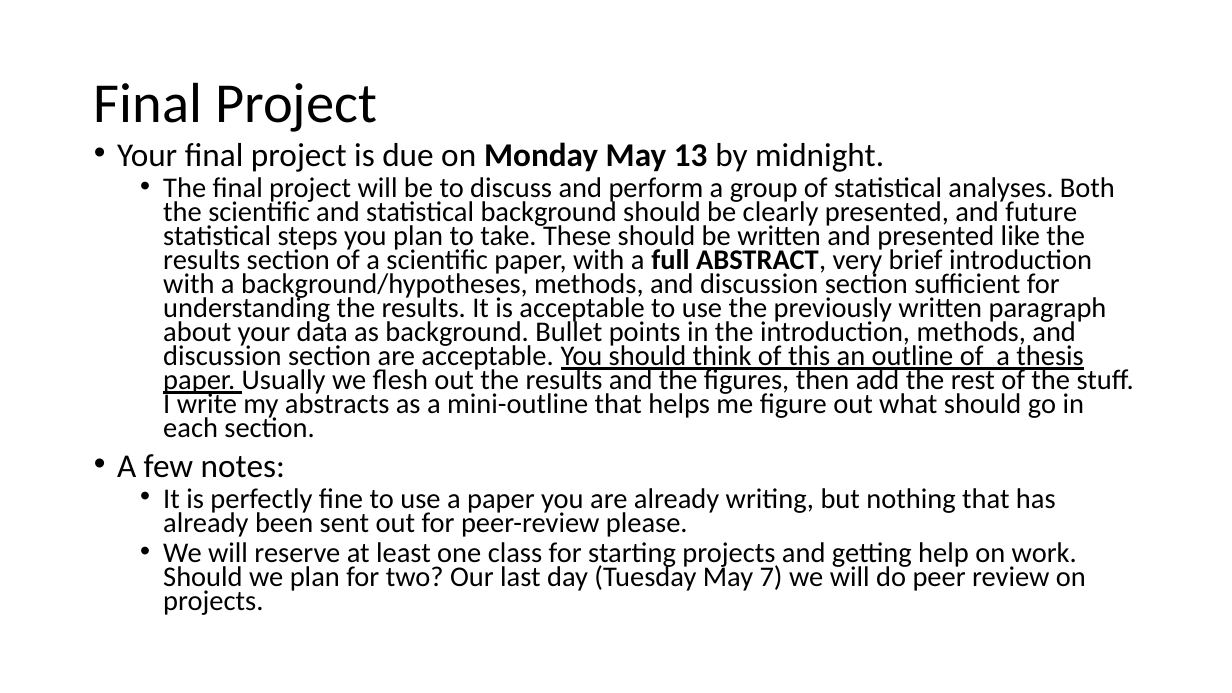
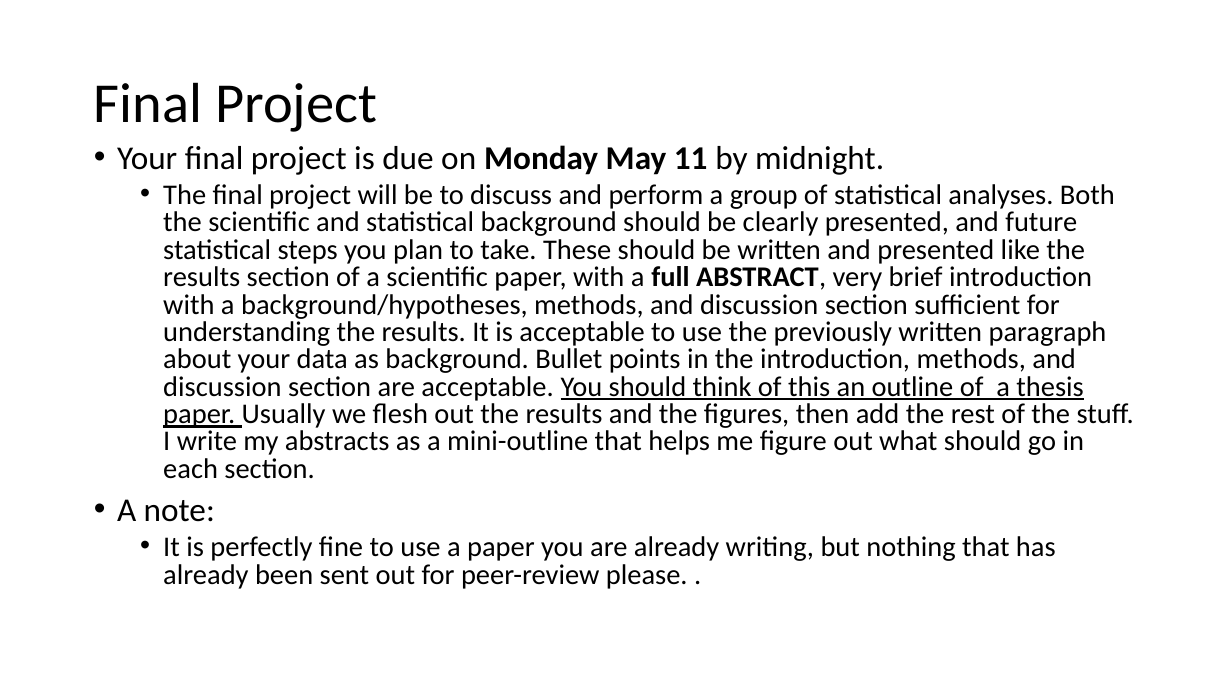
Before and after one commit to VTQuantMethodsEEB/klangwig, a slide deck: slide 3 of lectures/le10_glms.pptx. Drawn at 1232x693 pixels with LibreOffice and Linux fonts; fonts in the diff are those of the drawing. Boxes give left, top, right and bottom in pixels: in the first picture for what was removed or moved away, otherwise in the second. Text is boxed around its words. In the diff, an @@ line names an element or a change of style, - is before the commit and + after.

```diff
--- a/lectures/le10_glms.pptx
+++ b/lectures/le10_glms.pptx
@@ text at (117, 145, 884, 175): text changed @@
-• Your final project is due on Monday May 13 by midnight.
+• Your final project is due on Monday May 11 by midnight.
@@ text at (163, 184, 1134, 479): line spacing 0.7 to 0.8 @@
@@ text at (117, 499, 1056, 589): text changed @@
-• A few notes:
-  • It is perfectly fine to use a paper you are already writing, but nothing that has already been sent out for peer-review please.
-  • We will reserve at least one class for starting projects and getting help on work. Should we plan for two? Our last day (Tuesday May 7) we will do peer review on projects.
+• A note:
+  • It is perfectly fine to use a paper you are already writing, but nothing that has already been sent out for peer-review please. .
```
Also in this commit, not shown: 4 other slides changed, 1 slide added, 2 other files.
